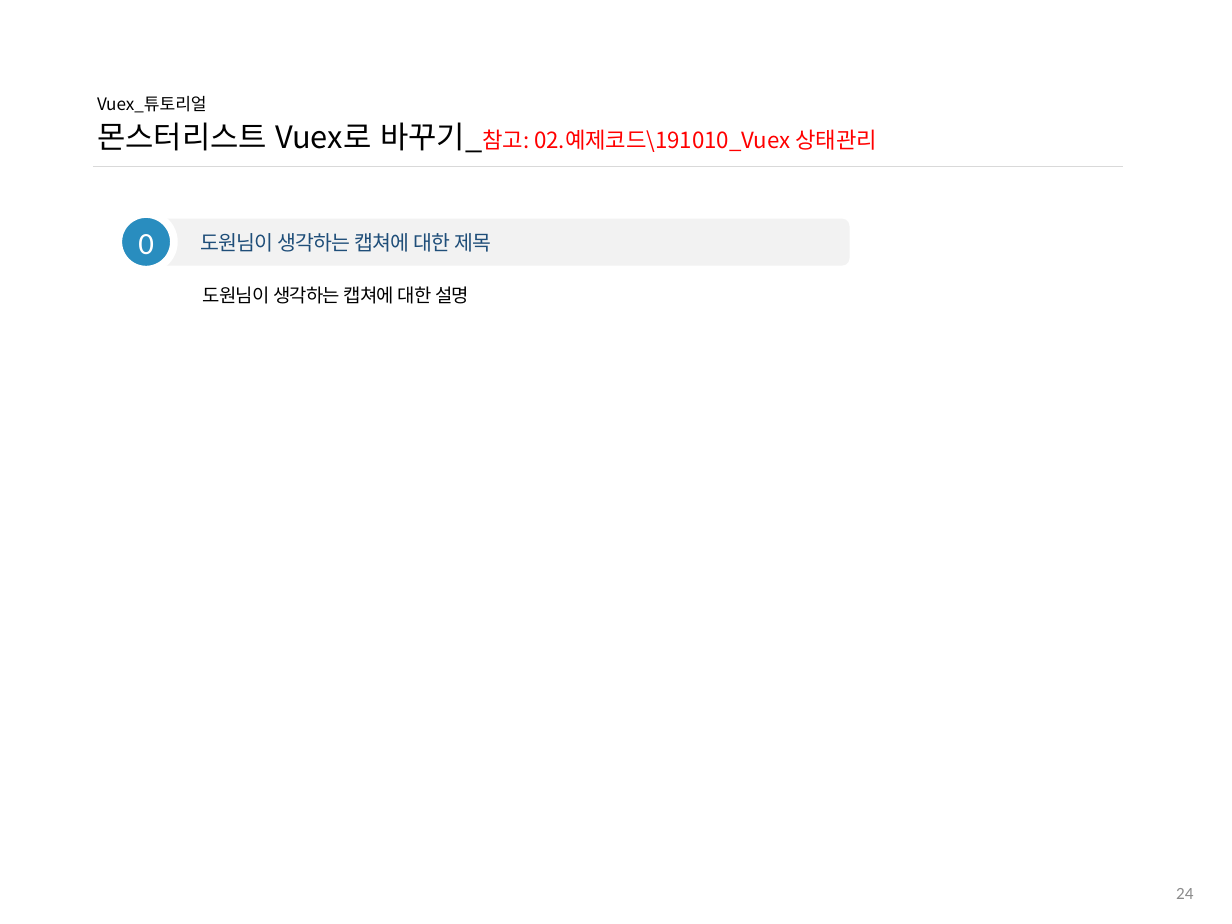
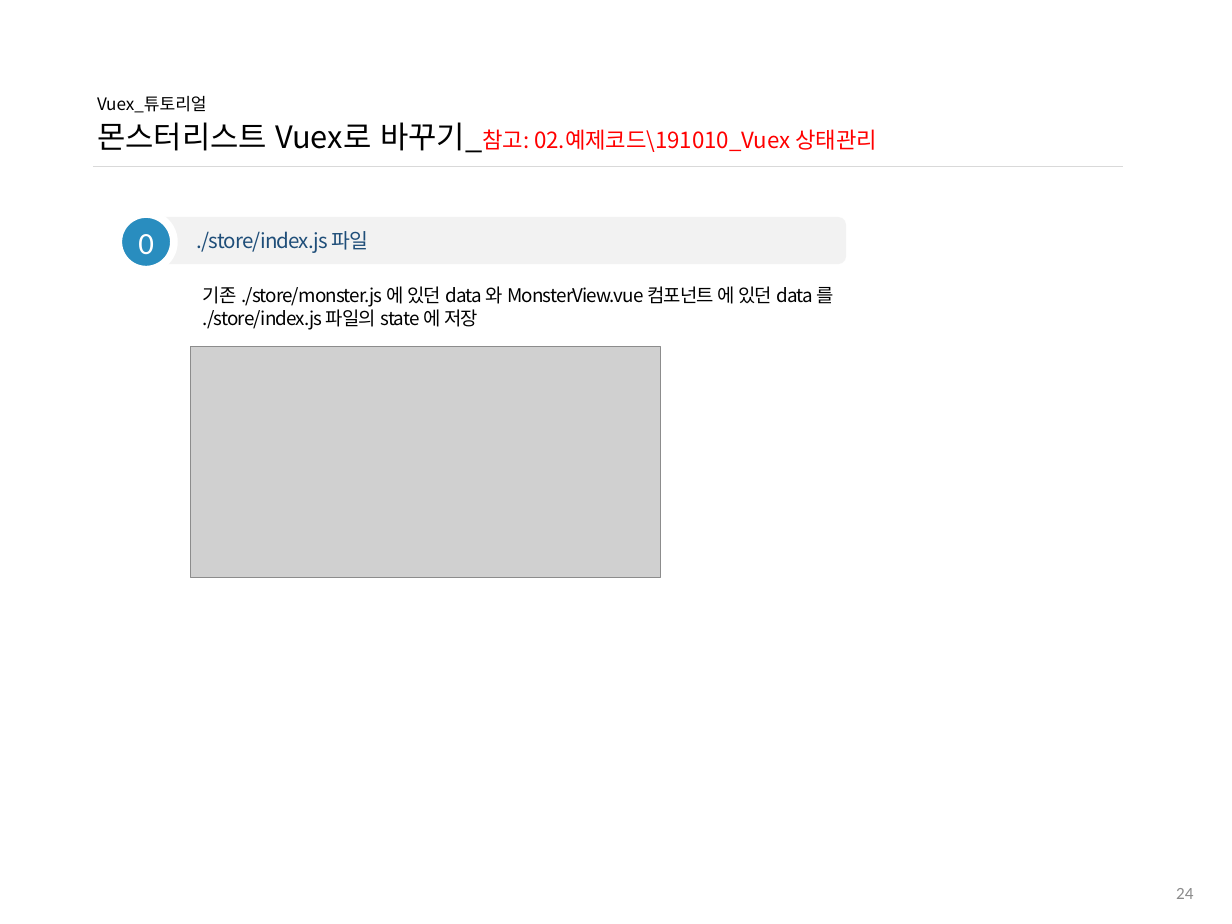
Before and after one commit to ddowon/vueStudy, a slide deck: slide 25 of 01.참고자료/191010_Vuex 튜토리얼.pptx. Drawn at 1232x924 pixels with LibreOffice and Linux fonts; fonts in the diff are those of the drawing; grey boxes stand for pictures; background and template pictures are left out. Boxes give left, top, right and bottom in pixels: in the first picture for what was removed or moved away, otherwise in the second. Text is boxed around its words. In the diff, an @@ line names an element or a change of style, - is before the commit and + after.

Commit message:
[과제제출] 191024 vuex 수정 과제 김도원

```diff
--- a/01.참고자료/191010_Vuex 튜토리얼.pptx
+++ b/01.참고자료/191010_Vuex 튜토리얼.pptx
@@ text in rounded rectangle at <box>197,231,369,253</box>: text changed @@
-도원님이 생각하는 캡쳐에 대한 제목
+./store/index.js 파일
@@ text at <box>203,286,834,330</box>: text changed @@
-도원님이 생각하는 캡쳐에 대한 설명
+기존 ./store/monster.js 에 있던 data 와 MonsterView.vue 컴포넌트 에 있던 data 를
+./store/index.js 파일의 state 에 저장
@@ picture added at <box>191,346,660,578</box> @@
```
Also in this commit, not shown: 7 other slides changed, 2 slides removed, 9 other files.
